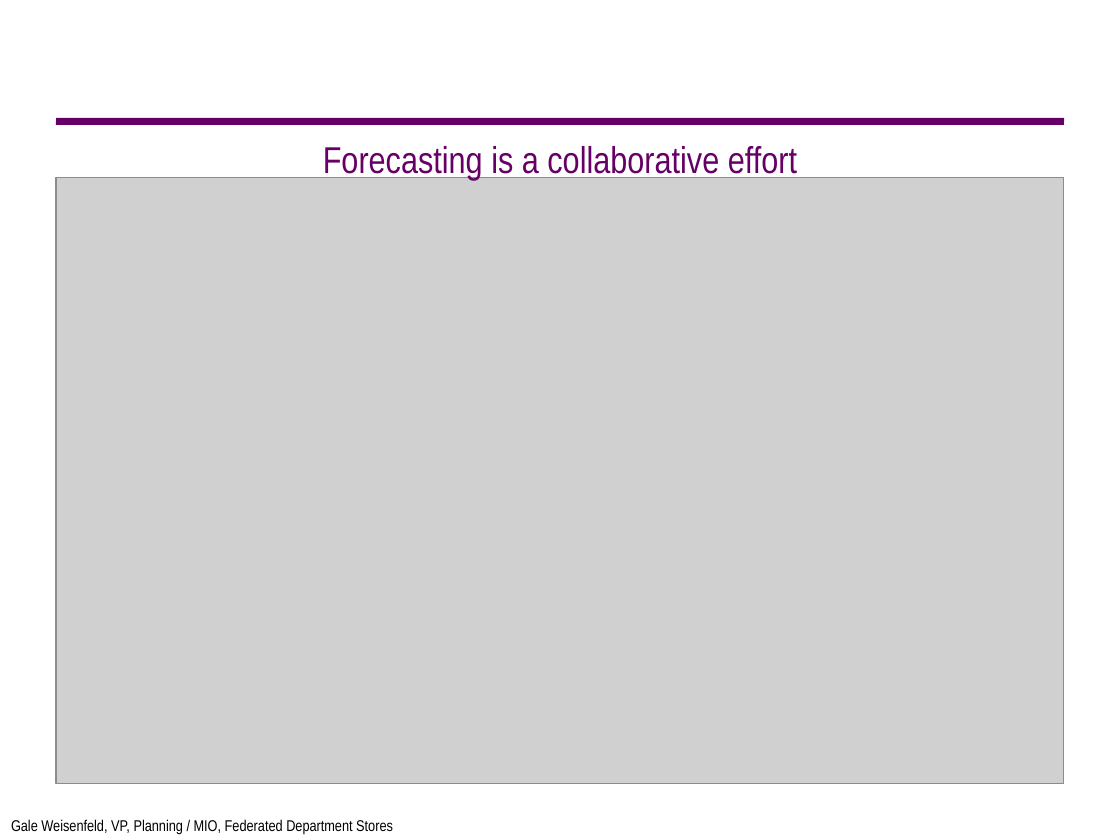
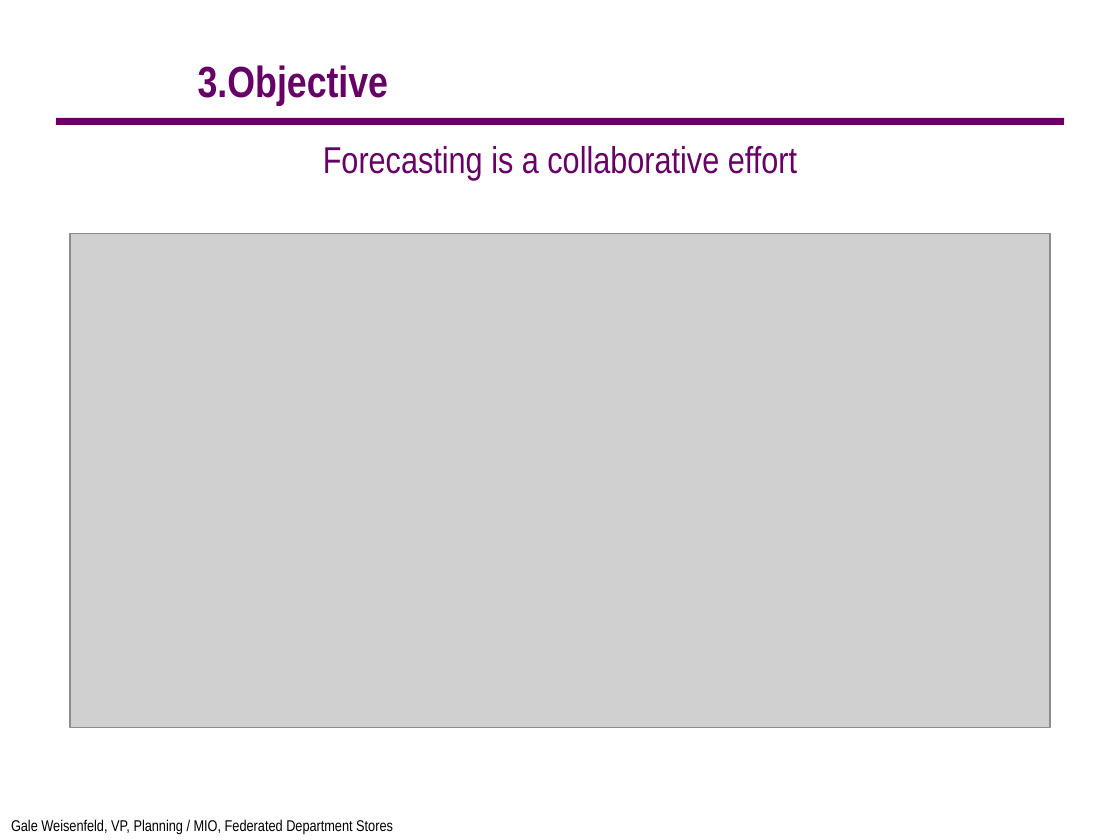
Before and after one commit to 15110132/MachineLearning-15110132_15110044-, a slide deck: slide 6 of Documents/MachineLearning.ppt (slide 5 before the commit). Drawn at 1120x840 pixels with LibreOffice and Linux fonts; fonts in the diff are those of the drawing; grey boxes stand for pictures; background and template pictures are left out. Boxes give left, top, right and bottom in pixels: in the first picture for what was removed or moved away, otherwise in the second. Text is boxed around its words. In the diff, an @@ line names an element or a change of style, - is before the commit and + after.

```diff
--- a/Documents/MachineLearning.ppt
+++ b/Documents/MachineLearning.ppt
@@ text added at (198,65,388,105), 28 pt, text #660066, bold @@
+3.Objective
@@ picture: place and size @@
-picture at (56,177,1064,784)
+picture at (71,233,1051,728)
```
Also in this commit, not shown: 7 other slides changed, 10 slides added.
